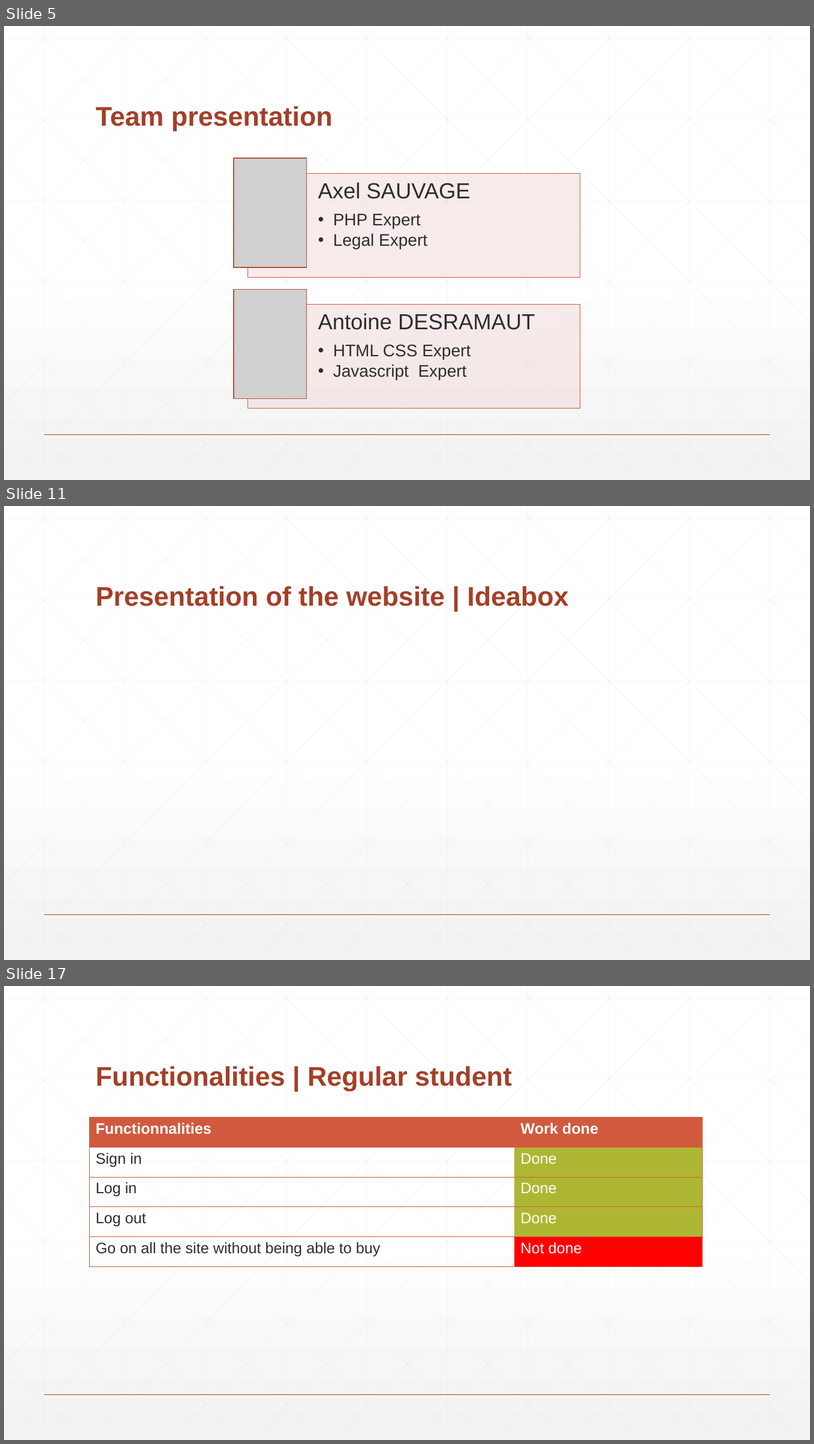
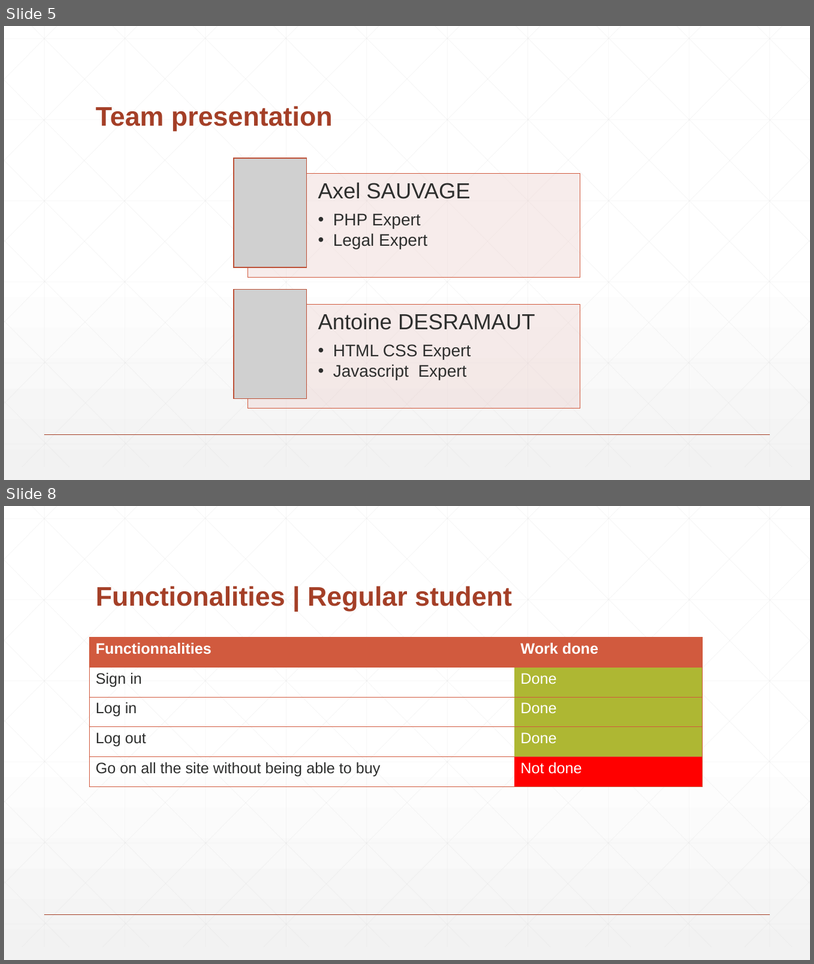
Before and after one commit to PaulFICOT/CESI_A2_Web_G2, a slide deck: Présentation/Web Project.pptx. Shown one above the other, each under a label of ours: slides 5, 11 and 17 before the commit, slides 5 and 8 after it; the slides between them are not shown. The pictures are 814x1444 and 814x964 pixels, drawn with LibreOffice and Linux fonts; fonts in the diff are those of the drawing; grey boxes stand for pictures. Boxes give left, top, right and bottom in pixels: in the first picture for what was removed or moved away, otherwise in the second. Text is boxed around its words. In the diff, an @@ line names an element or a change of style, - is before the commit and + after.

```diff
--- a/Présentation/Web Project.pptx
+++ b/Présentation/Web Project.pptx
@@ slide 11 removed at (4,506,810,960), background gradient #FFFFFF to #F2F2F2; not listed: 47 template elements that a slide beside it also shows @@
@@ title removed at (96,586,569,606) @@
-Presentation of the website | Ideabox
@@ what was slide 17 is now slide 8 @@
```
Also in this commit, not shown: 2 slides changed, 1 slide added, 9 other slides removed, 1 other file.
